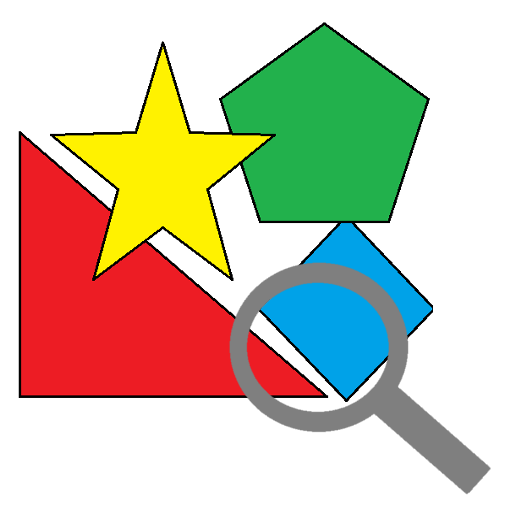
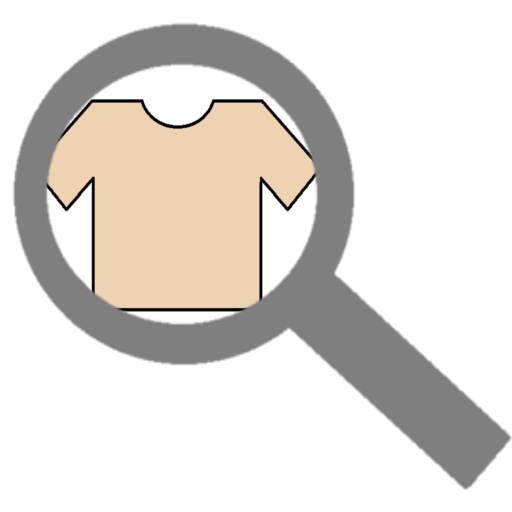
Two versions of the same layered image (512×512). Layer-by-layer changes:
painted on "Eingefügte Ebene" over [12,22,512,495]
painted on "Hintergrund" over [18,22,433,403]
